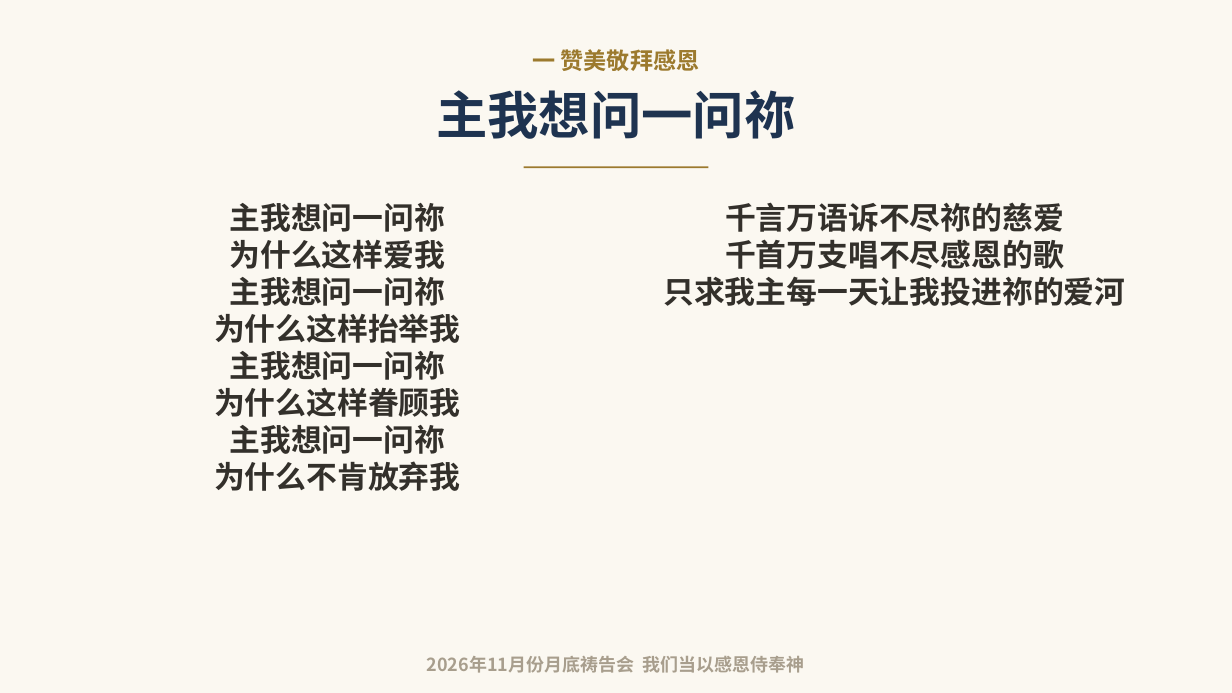
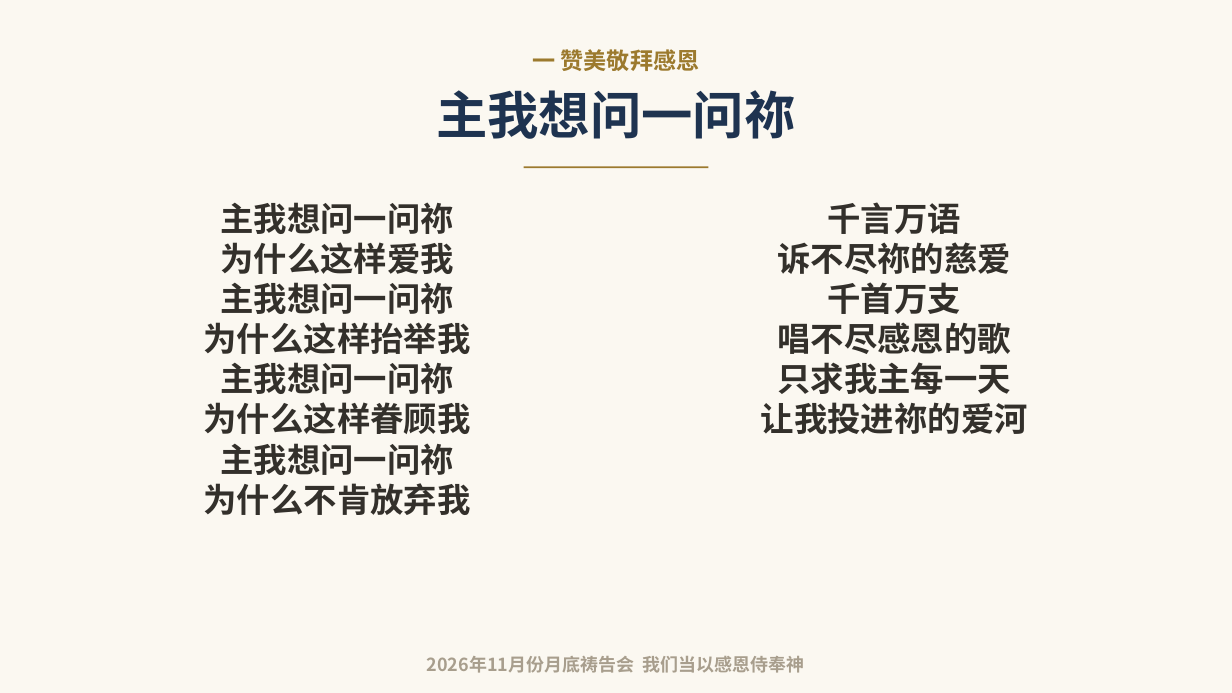
Before and after one commit to kaylechou/tg-share, a slide deck: slide 6 of 2026年11月份月底祷告会-完整版-浅色.pptx. Drawn at 1232x693 pixels with LibreOffice and Linux fonts; fonts in the diff are those of the drawing; background and template pictures are left out. Boxes give left, top, right and bottom in pixels: in the first picture for what was removed or moved away, otherwise in the second. Text is boxed around its words. In the diff, an @@ line names an element or a change of style, - is before the commit and + after.

Commit message:
2026年11月份月底祷告会 PPT（完整版·浅色）副歌拆行更新

```diff
--- a/2026年11月份月底祷告会-完整版-浅色.pptx
+++ b/2026年11月份月底祷告会-完整版-浅色.pptx
@@ text "主我想问一问祢" at (204,202,471,515): size 24 to 26 pt @@
@@ text at (761,202,1028,434): text changed; size 24 to 26 pt @@
-千言万语诉不尽祢的慈爱
-千首万支唱不尽感恩的歌
-只求我主每一天让我投进祢的爱河
+千言万语
+诉不尽祢的慈爱
+千首万支
+唱不尽感恩的歌
+只求我主每一天
+让我投进祢的爱河
```
